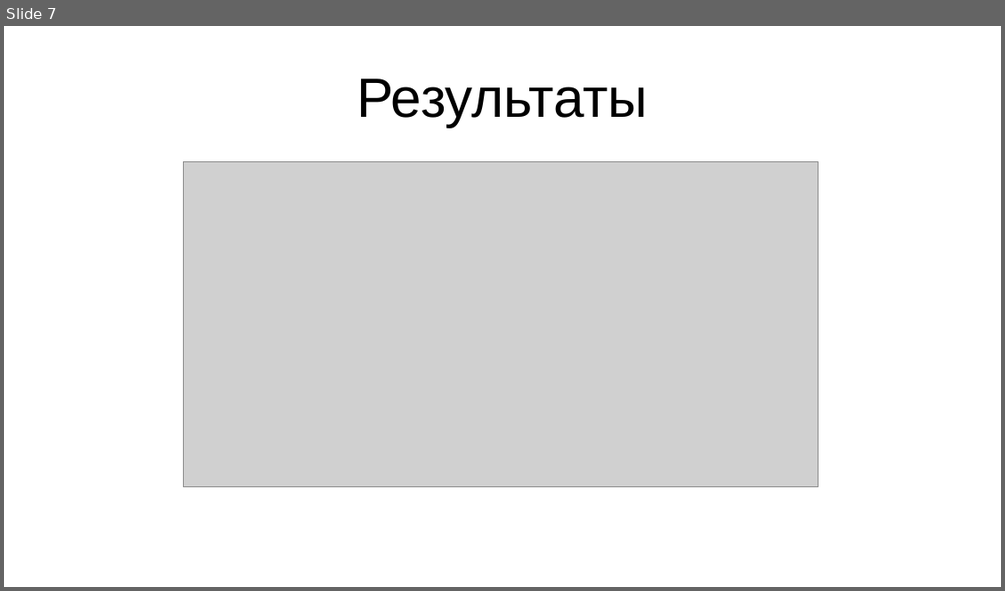
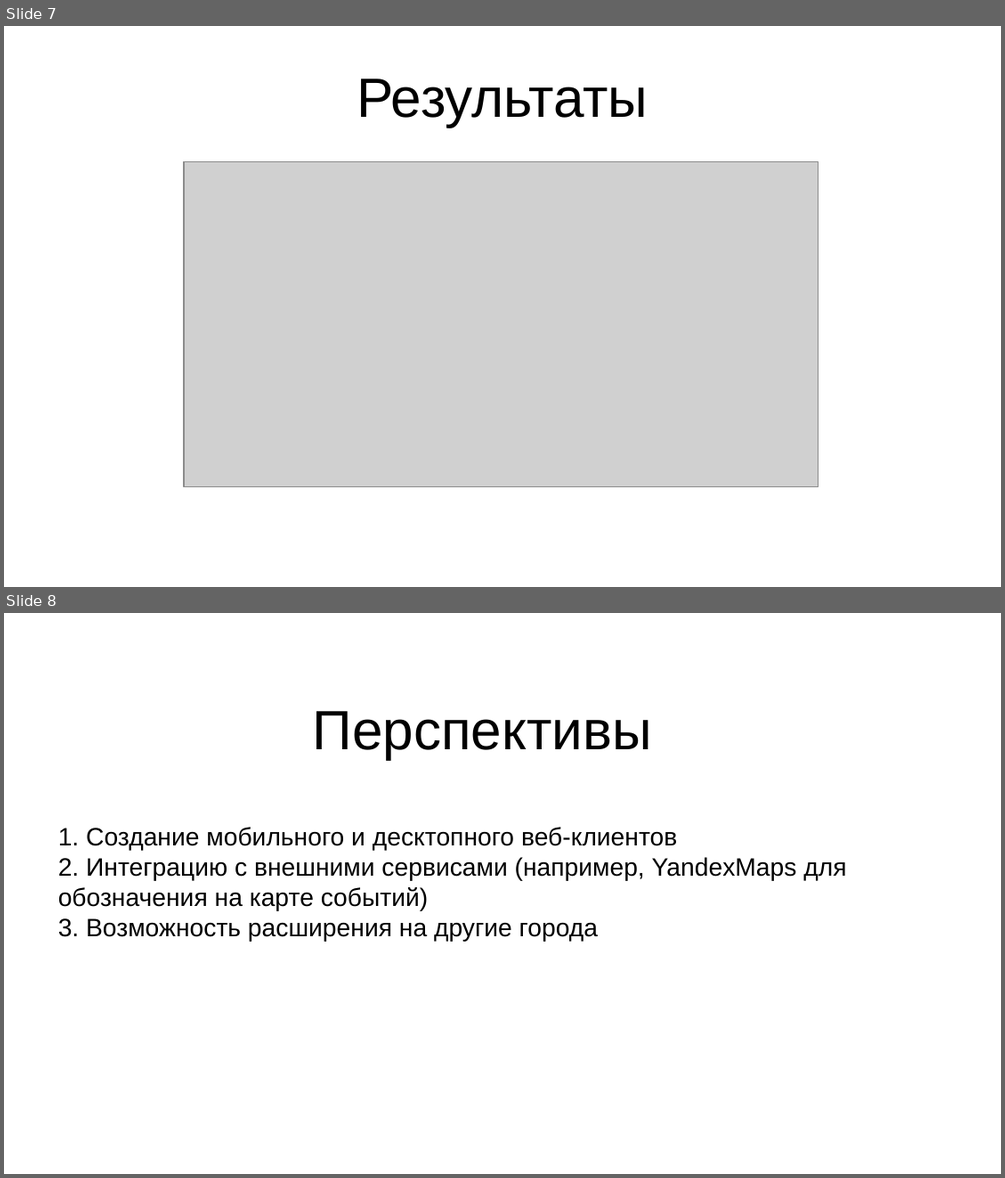
Before and after one commit to Krab1o/UnivAssignments, a slide deck: sem 6/coursework/!presentation/coursework.pptx. Shown one above the other, each under a label of ours: slide 7 before the commit, slides 7 and 8 after it. The pictures are 1005x591 and 1005x1178 pixels, drawn with LibreOffice and Linux fonts; fonts in the diff are those of the drawing; grey boxes stand for pictures. Boxes give left, top, right and bottom in pixels: in the first picture for what was removed or moved away, otherwise in the second. Text is boxed around its words. In the diff, an @@ line names an element or a change of style, - is before the commit and + after.

```diff
--- a/sem 6/coursework/!presentation/coursework.pptx
+++ b/sem 6/coursework/!presentation/coursework.pptx
@@ slide 8 added at box(4, 613, 1001, 1174), background #FFFFFF @@
@@ title added at box(312, 711, 651, 759), 44 pt, text #000000 @@
+Перспективы
@@ text added at box(58, 827, 846, 941), 20 pt, text #000000 @@
+1. Создание мобильного и десктопного веб-клиентов
+2. Интеграцию с внешними сервисами (например, YandexMaps для обозначения на карте событий)
+3. Возможность расширения на другие города
```
Also in this commit, not shown: 1 slide changed, 1 other slide added, 2 slides removed, 5 other files.
